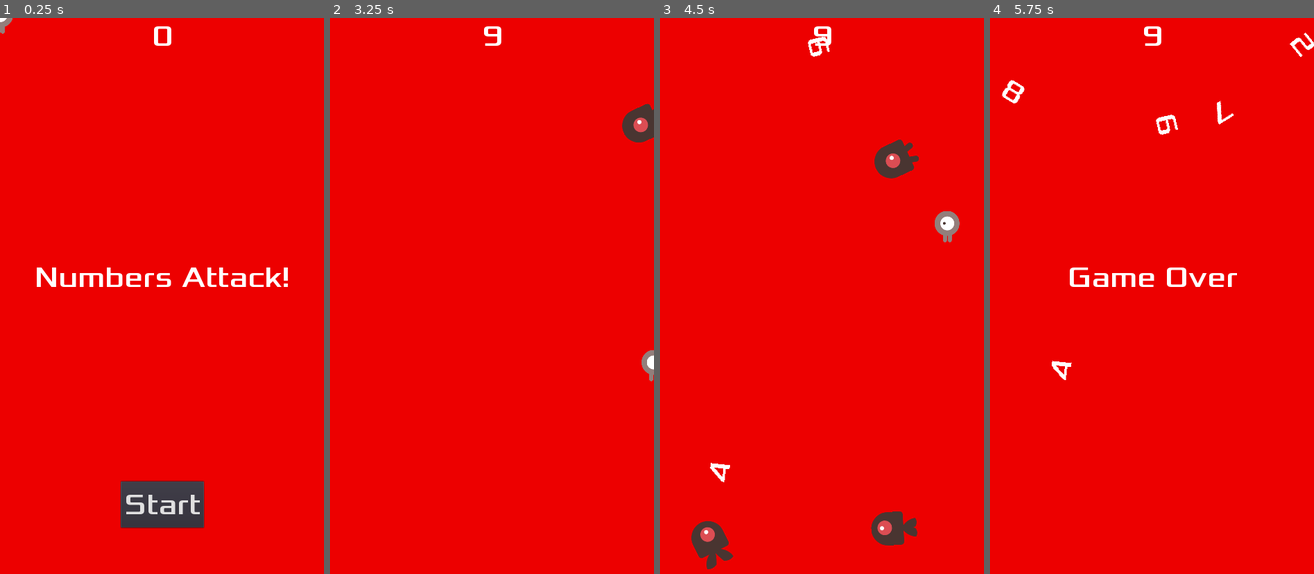
Above: before the commit, frames 1-4 (left to right).
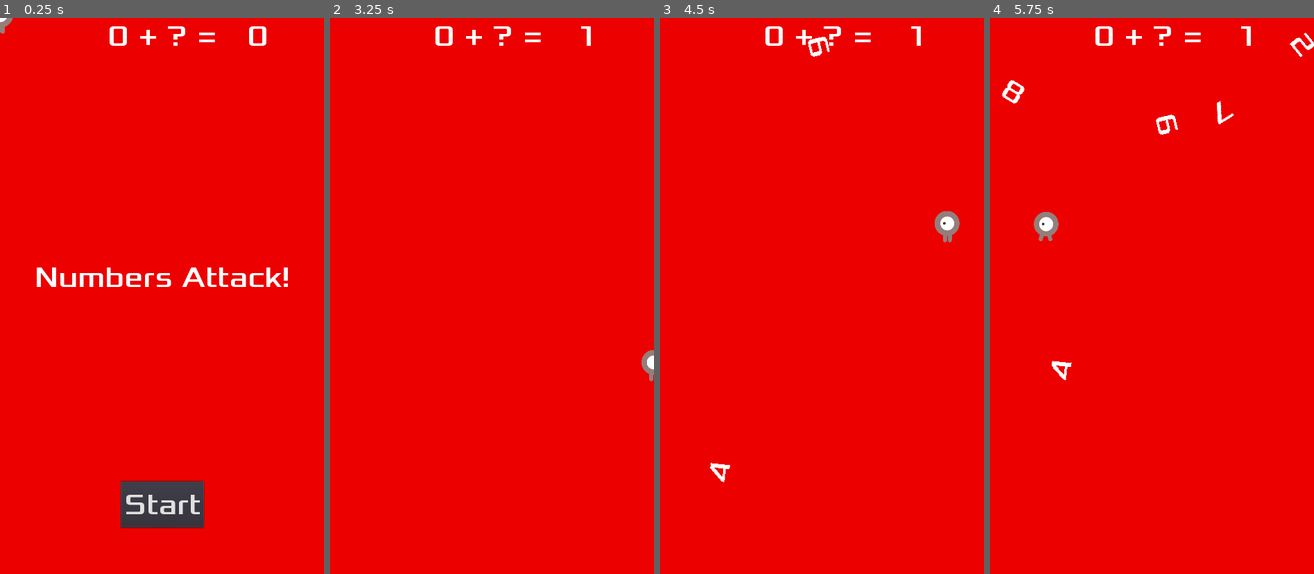
Above: after the commit, the same moments.

Repository: acs/numbers_attack
Game: Godot game, scene res://Main.tscn
Two runs of this game, one before a commit and one after it. Both use one fixed random seed, a clock stepped at 60 frames per second and the inputs below.
Inputs:
- Up to frame 1 (0.25 s): no input
- Up to frame 2 (3.25 s): click "Start" at 0.5 s; tap Enter at 1.25 s; hold Right (ui_right) 1.28-2.03 s; hold Down (ui_down) 2.03-2.78 s; hold Right (ui_right) from 2.78 s (still down)
- Up to frame 3 (4.5 s): release Right (ui_right) at 3.53 s; hold Up (ui_up) 3.53-4.28 s; hold Left (ui_left) from 4.28 s (still down)
- Up to frame 4 (5.75 s): keep holding Left (ui_left)

The runs differ from the first frame. In frame 1, 0.5% of the frame differs, in the area x 33-83%, y 1-5%; in frame 2, 1.0%; in frame 3, 2.4%, in the area x 9-81%, y 1-100%; in frame 4, 1.4%.

Commit message:
Add sum operation game

Diff:
--- a/HUD.gd
+++ b/HUD.gd
@@ -18,11 +18,12 @@
 	yield(get_tree().create_timer(1), "timeout")
 	$StartButton.show()
 
-func update_score(score):
-	$ScoreLabel.text = str(score)
+#func update_score(score):
+#	$ScoreLabel.text = str(score)
 
-func update_total(total):
-	$ScoreLabel.text = str(total)
+func update_goal(total):
+	$Operation.text = str(total) + " + ? = "
+	$Goal.text = str(round(total + rand_range(0, 9)))
 
 func _on_StartButton_pressed():
 	$StartButton.hide()
--- a/HUD.tscn
+++ b/HUD.tscn
@@ -24,11 +24,15 @@
 [node name="HUD" type="CanvasLayer"]
 script = ExtResource( 1 )
 
-[node name="ScoreLabel" type="Label" parent="."]
-anchor_right = 1.0
+[node name="Operation" type="Label" parent="."]
+anchor_left = 0.5
+anchor_right = 0.5
+margin_left = -177.5
+margin_right = 177.5
 margin_bottom = 78.0
+rect_pivot_offset = Vector2( 196.574, 78 )
 custom_fonts/font = SubResource( 1 )
-text = "0"
+text = "0 + ? ="
 align = 1
 __meta__ = {
 "_edit_use_anchors_": false
@@ -67,5 +71,16 @@
 [node name="MessageTimer" type="Timer" parent="."]
 wait_time = 2.0
 one_shot = true
+
+[node name="Goal" type="Label" parent="."]
+anchor_left = 1.0
+anchor_right = 1.0
+margin_left = -167.0
+margin_bottom = 78.0
+custom_fonts/font = SubResource( 2 )
+text = "0"
+__meta__ = {
+"_edit_use_anchors_": false
+}
 [connection signal="pressed" from="StartButton" to="." method="_on_StartButton_pressed"]
 [connection signal="timeout" from="MessageTimer" to="." method="_on_MessageTimer_timeout"]
--- a/Main.gd
+++ b/Main.gd
@@ -19,17 +19,21 @@
 	$MobTimer.stop()
 	$HUD.show_game_over()
 	get_tree().call_group("mobs", "queue_free")
+	get_tree().call_group("numbers", "queue_free")
 	$Music.stop()
 	$DeathSound.play()
 
-func update_sum():
-	$HUD.update_score($Player.total_sum)
+func check_sum():
+	if int($HUD/Goal.text) != $Player.total_sum:
+		game_over()
+	else:
+		$HUD.update_goal($Player.total_sum)
 
 func new_game():
 	score = 0
-	total = 9
+	total = 0
 	# $HUD.update_score(score)
-	$HUD.update_total(total)
+	$HUD.update_goal(total)
 	$HUD.show_message("Get Ready")
 	$Player.start($StartPosition.position)
 	$StartTimer.start()
@@ -72,7 +76,7 @@
 
 func _on_MobTimer_timeout():
 	add_number()
-	add_mob()
+	# add_mob()
 
 func _on_ScoreTimer_timeout():
 	score += 1
--- a/Main.tscn
+++ b/Main.tscn
@@ -63,7 +63,7 @@
 [node name="MobSpawnLocation" type="PathFollow2D" parent="MobPath"]
 position = Vector2( 8, 8 )
 rotation = -1.22007e-07
-[connection signal="hit" from="Player" to="." method="update_sum"]
+[connection signal="hit" from="Player" to="." method="check_sum"]
 [connection signal="hit_mob" from="Player" to="." method="game_over"]
 [connection signal="timeout" from="MobTimer" to="." method="_on_MobTimer_timeout"]
 [connection signal="timeout" from="ScoreTimer" to="." method="_on_ScoreTimer_timeout"]
--- a/Number.tscn
+++ b/Number.tscn
@@ -13,7 +13,7 @@
 [node name="Number" type="RigidBody2D" groups=[
 "numbers",
 ]]
-position = Vector2( 107.635, 79.0443 )
+position = Vector2( 112.635, 80.0443 )
 collision_mask = 0
 gravity_scale = 0.0
 script = ExtResource( 1 )
